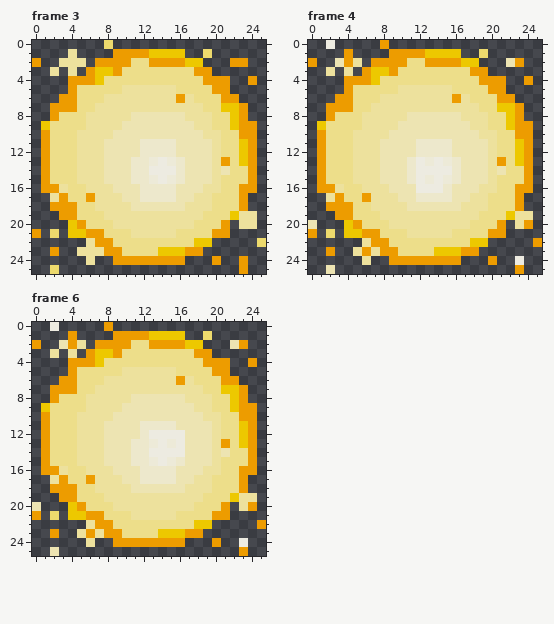
Pixel-art file: Spaders/assets/original/explosion_26x26.ase. The first picture shows the starting point.
26x26 pixels, 6 frames. Colours within 5 levels of each other are drawn and written as one. Shown: frame 3, frame 4, frame 6.
New version:
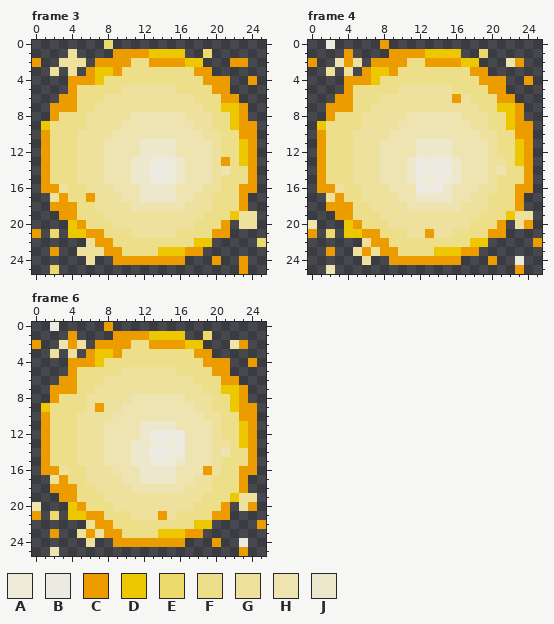
Palette (. is transparent): A #edead8  B #edebe1  C #ed9c00  D #edc800  E #edda6d  F #edde8a  G #ede19d  H #ede4b2  J #ede8cc
The exact change:
Changed rows in their new state; - is an unchanged pixel.
Frame 3:
first column x 16:
 6 G
Frame 4:
first column x 21:
13 G
first column x 6:
17 G
first column x 13:
21 C
Frame 6:
first column x 7:
 6 ---------G
 9 C---------
first column x 6:
13 ---------------G
16 -------------C--
17 G---------------
first column x 14:
21 C
